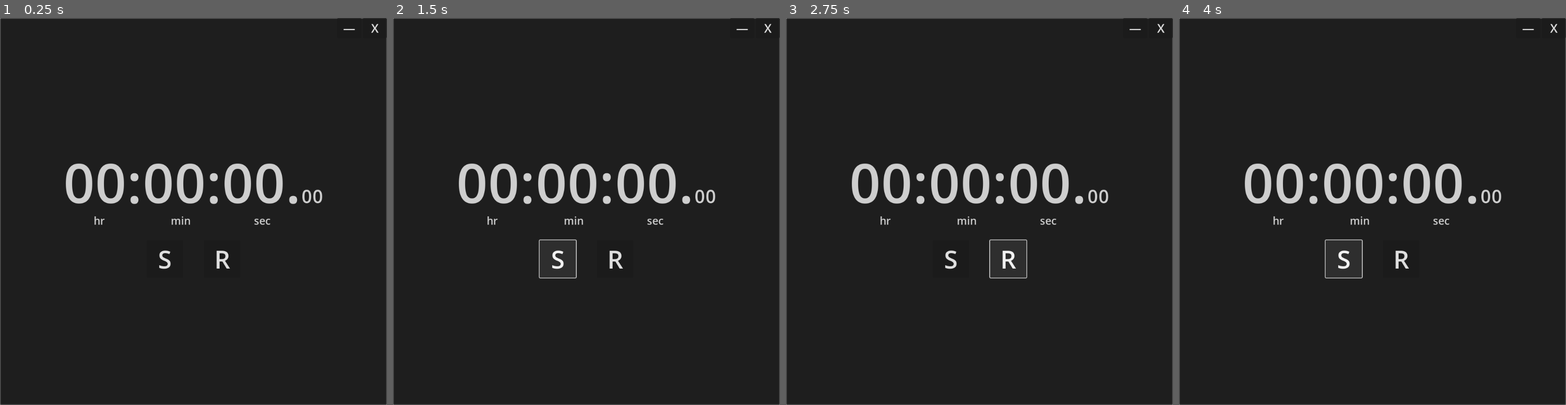
Above: before the commit, frames 1-4 (left to right).
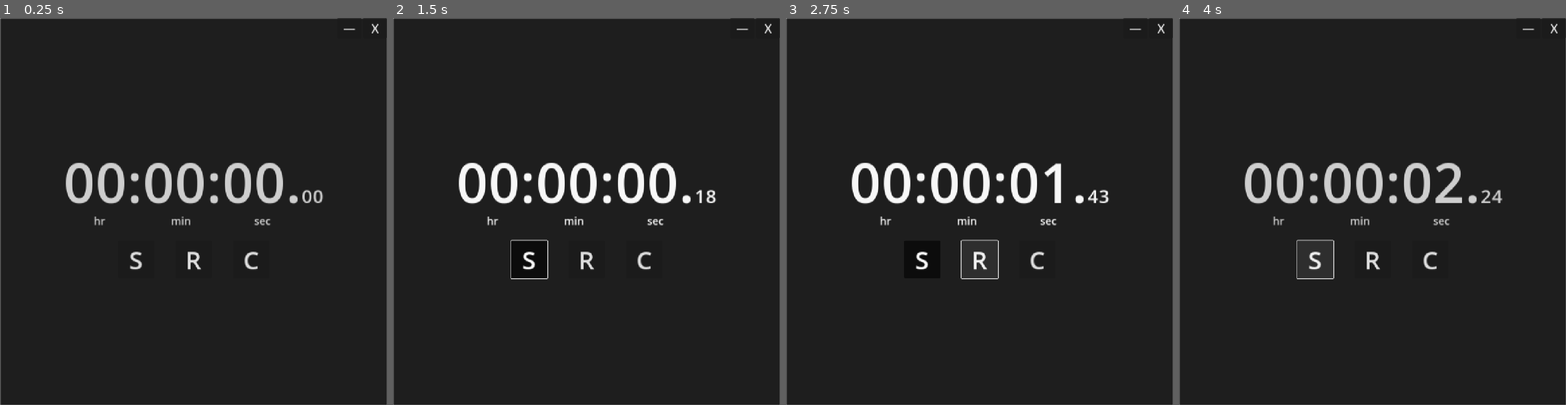
Above: after the commit, the same moments.

Repository: LiteFeather1/ltf-stopwatch
Game: Godot game, scene res://main.tscn
Same seed, same stepped clock (60 frames per second), same inputs: the game is played once before the commit and once after it.
Inputs (mouse positions are in pixels of both pictures, inside the frame that each line leads up to):
- Up to frame 1 (0.25 s): no input
- Up to frame 2 (1.5 s): click (644, 257) at 0.5 s, where only the run after the commit has a clickable "C"; click "S" at 1.25 s
- Up to frame 3 (2.75 s): click "R" at 2 s
- Up to frame 4 (4 s): click "—" at 2.75 s; click "S" at 3.5 s

The runs differ from the first frame. In frame 1, 1.6% of the frame differs, in the area x 0-100%, y 0-100%; in frame 2, 3.9%; in frame 3, 3.8%; in frame 4, 2.1%.

Commit message:
#2  Pause and continue timer

Diff:
--- a/main.tscn
+++ b/main.tscn
@@ -83,6 +83,7 @@
 layout_mode = 2
 theme_override_fonts/font = ExtResource("3_8hl64")
 theme_override_font_sizes/font_size = 66
+toggle_mode = true
 text = "S"
 
 [node name="VSeparator" type="VSeparator" parent="VBoxContainer/HBoxContainer"]
@@ -95,6 +96,17 @@
 theme_override_fonts/font = ExtResource("3_8hl64")
 theme_override_font_sizes/font_size = 66
 text = "R"
+
+[node name="VSeparator2" type="VSeparator" parent="VBoxContainer/HBoxContainer"]
+layout_mode = 2
+theme_override_constants/separation = 48
+
+[node name="b_clip_board" type="Button" parent="VBoxContainer/HBoxContainer"]
+custom_minimum_size = Vector2(96, 96)
+layout_mode = 2
+theme_override_fonts/font = ExtResource("3_8hl64")
+theme_override_font_sizes/font_size = 66
+text = "C"
 
 [node name="hbc_chrome" type="HBoxContainer" parent="."]
 layout_mode = 1
@@ -116,6 +128,7 @@
 theme_override_font_sizes/font_size = 32
 text = "X"
 
+[connection signal="toggled" from="VBoxContainer/HBoxContainer/b_start" to="VBoxContainer/stopwatch" method="set_state"]
 [connection signal="gui_input" from="hbc_chrome" to="." method="_on_hbc_chrome_gui_input"]
 [connection signal="pressed" from="hbc_chrome/b_minimize_window" to="." method="_minimize_window"]
 [connection signal="pressed" from="hbc_chrome/b_close_window" to="." method="_close_window"]
--- a/project.godot
+++ b/project.godot
@@ -25,7 +25,7 @@
 window/size/borderless=true
 window/size/window_width_override=512
 window/size/window_height_override=512
-window/stretch/mode="viewport"
+window/stretch/mode="canvas_items"
 window/stretch/aspect="expand"
 
 [filesystem]
